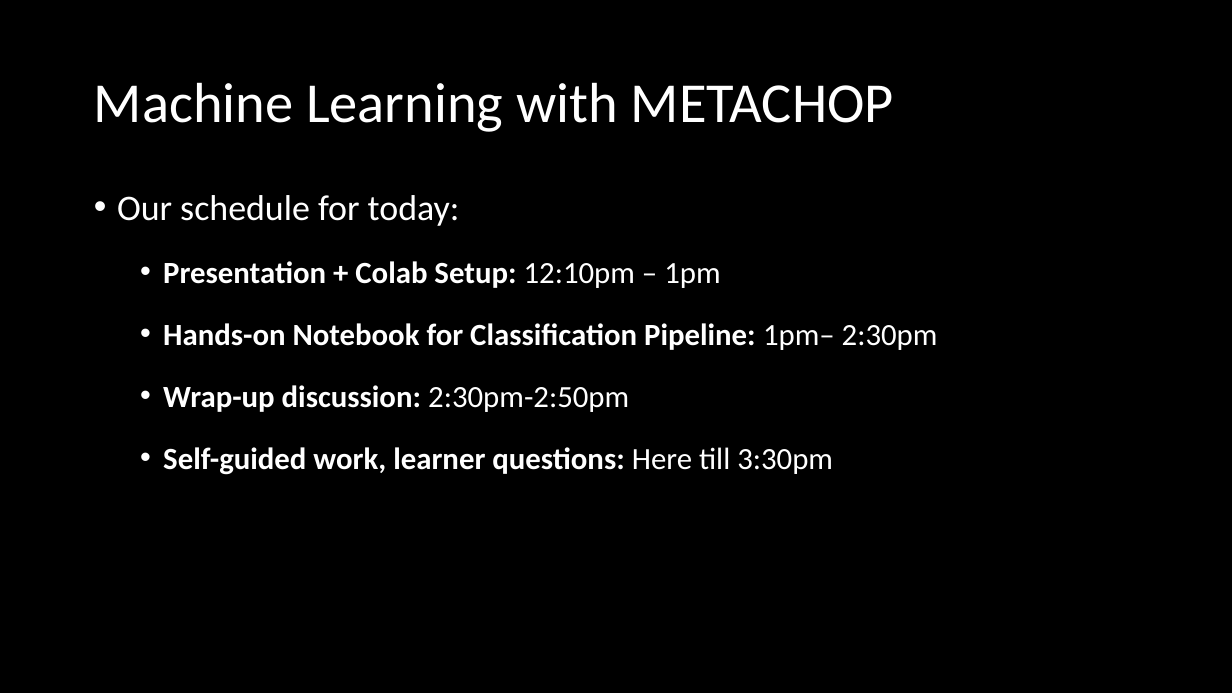
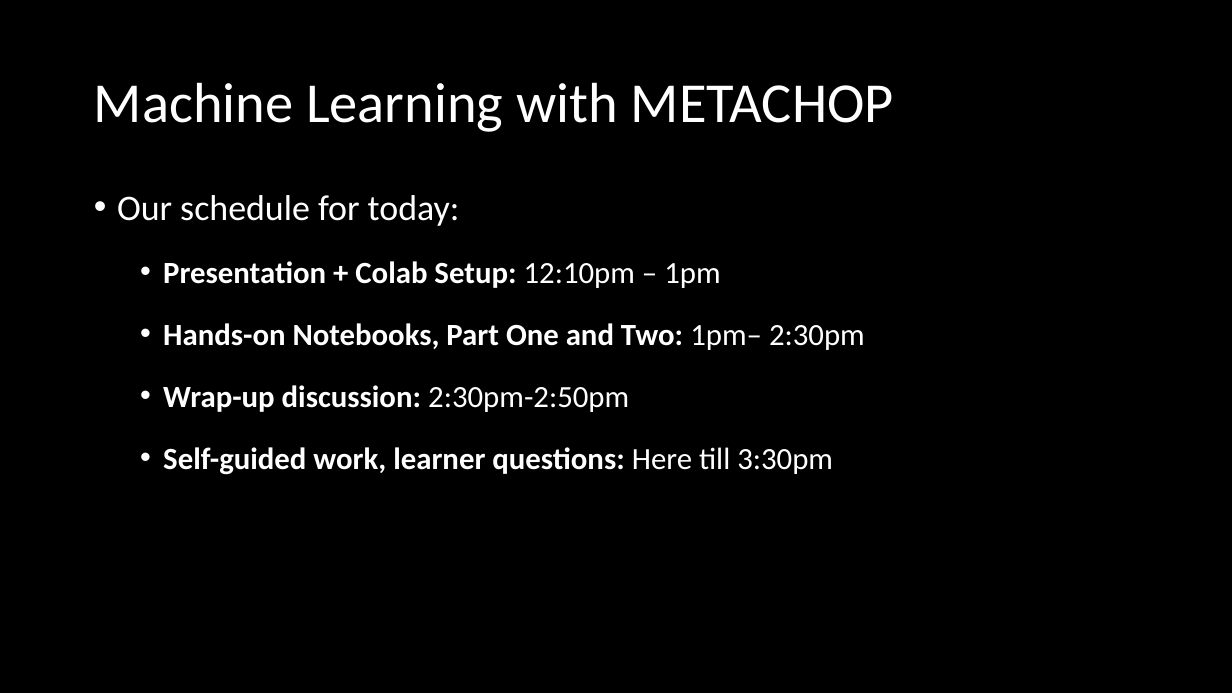
Before and after one commit to arcus/education-materials, a slide deck: slide 4 of intro-to-ml/intro_ml_pres.pptx. Drawn at 1232x693 pixels with LibreOffice and Linux fonts; fonts in the diff are those of the drawing. Boxes give left, top, right and bottom in pixels: in the first picture for what was removed or moved away, otherwise in the second. Text is boxed around its words. In the diff, an @@ line names an element or a change of style, - is before the commit and + after.

```diff
--- a/intro-to-ml/intro_ml_pres.pptx
+++ b/intro-to-ml/intro_ml_pres.pptx
@@ text at box(163, 323, 865, 350): text changed @@
-  • Hands-on Notebook for Classification Pipeline: 1pm– 2:30pm
+  • Hands-on Notebooks, Part One and Two: 1pm– 2:30pm
```
Also in this commit, not shown: 6 other slides changed, 2 slides added, 2 slides removed, 1 other file.
